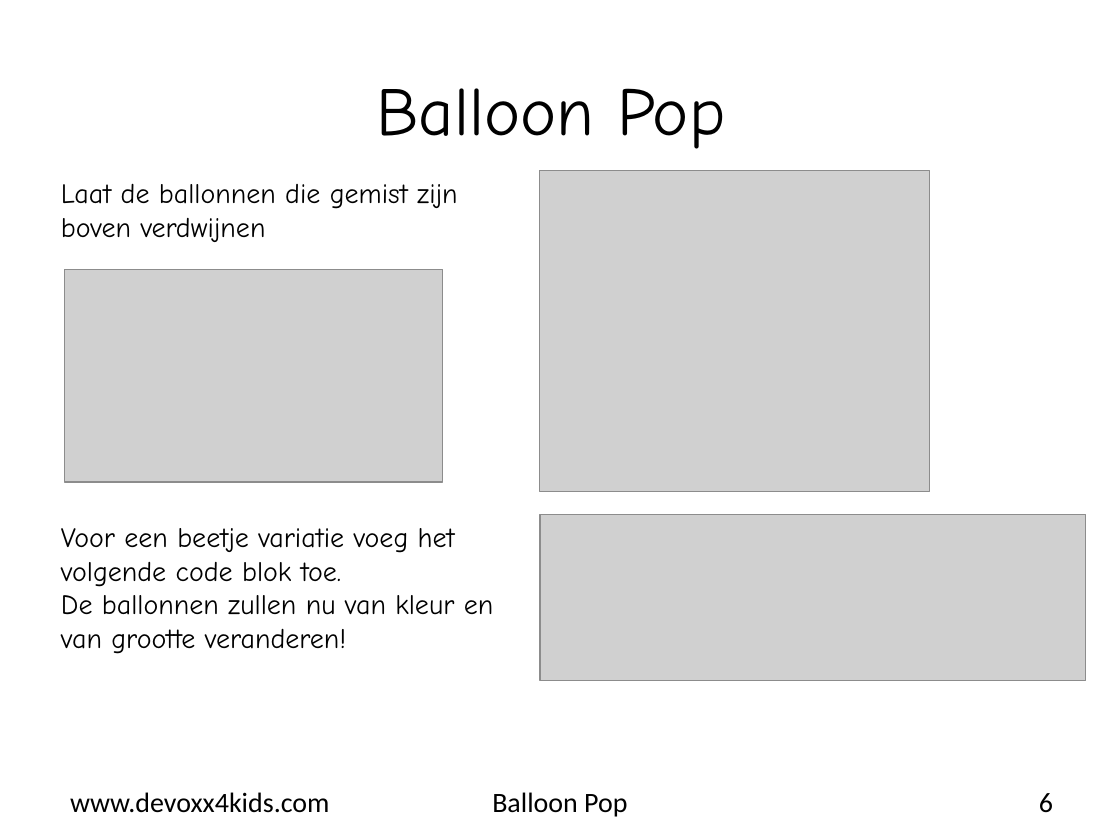
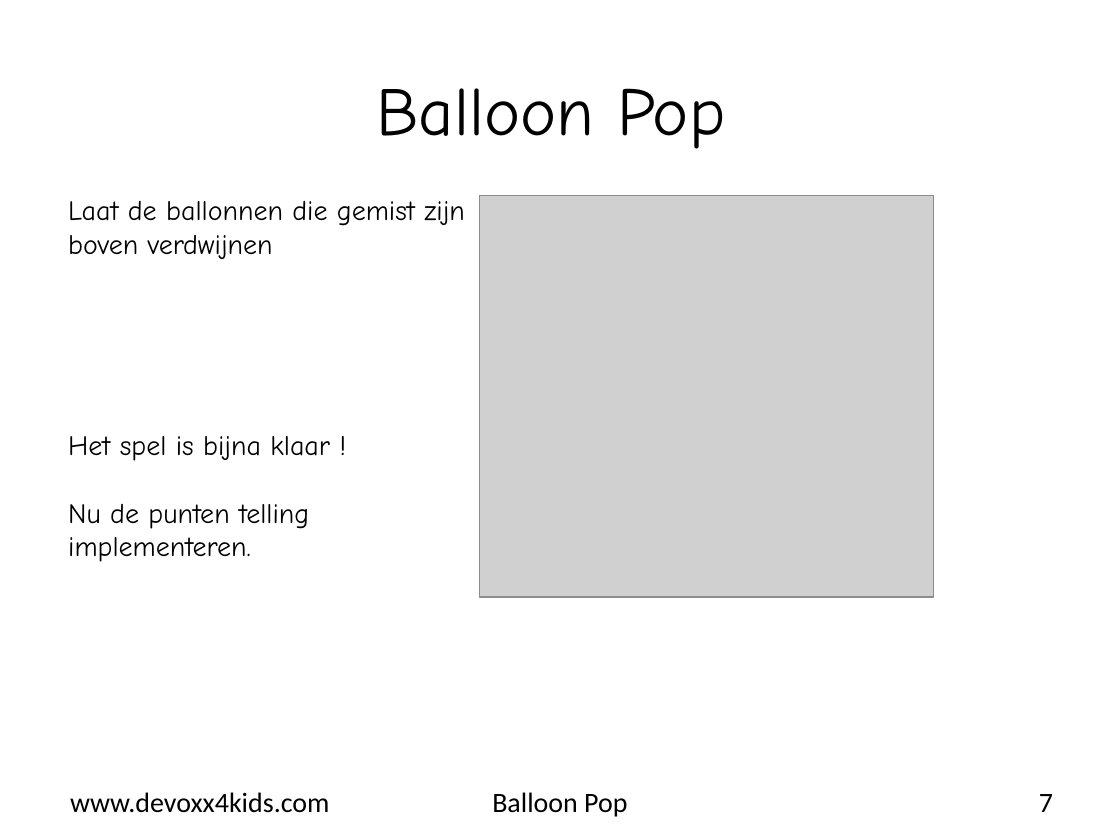
Before and after one commit to bertjan/openvalue-devoxx4kids, a slide deck: slide 7 of scratch-leapmotion/instructions/nl/Scratch-opdracht_04_BalloonPop.pptx (slide 6 before the commit). Drawn at 1120x840 pixels with LibreOffice and Linux fonts; fonts in the diff are those of the drawing; grey boxes stand for pictures; background and template pictures are left out. Boxes give left, top, right and bottom in pixels: in the first picture for what was removed or moved away, otherwise in the second. Text is boxed around its words. In the diff, an @@ line names an element or a change of style, - is before the commit and + after.

Commit message:
update instructions nl balloonpop

```diff
--- a/scratch-leapmotion/instructions/nl/Scratch-opdracht_04_BalloonPop.pptx
+++ b/scratch-leapmotion/instructions/nl/Scratch-opdracht_04_BalloonPop.pptx
@@ text "Laat de ballonnen die gemist ...": place and size @@
-text "Laat de ballonnen die gemist ..." at (61,184,458,242)
+text "Laat de ballonnen die gemist ..." at (68,201,465,562)
@@ picture: place and size @@
-picture at (540,170,930,492)
+picture at (479,195,934,597)
@@ picture removed at (65,269,444,482) @@
@@ text at (68,436,330,562): paragraphs added @@
+Het spel is bijna klaar !
+Nu de punten telling implementeren.
@@ text removed at (61,528,494,654) @@
-Voor een beetje variatie voeg het volgende code blok toe.
-De ballonnen zullen nu van kleur en van grootte veranderen!
@@ picture removed at (540,514,1086,681) @@
@@ page number at (1039,794,1053,812): text changed @@
-6
+7
```
Also in this commit, not shown: 6 other slides changed, 1 slide added.
